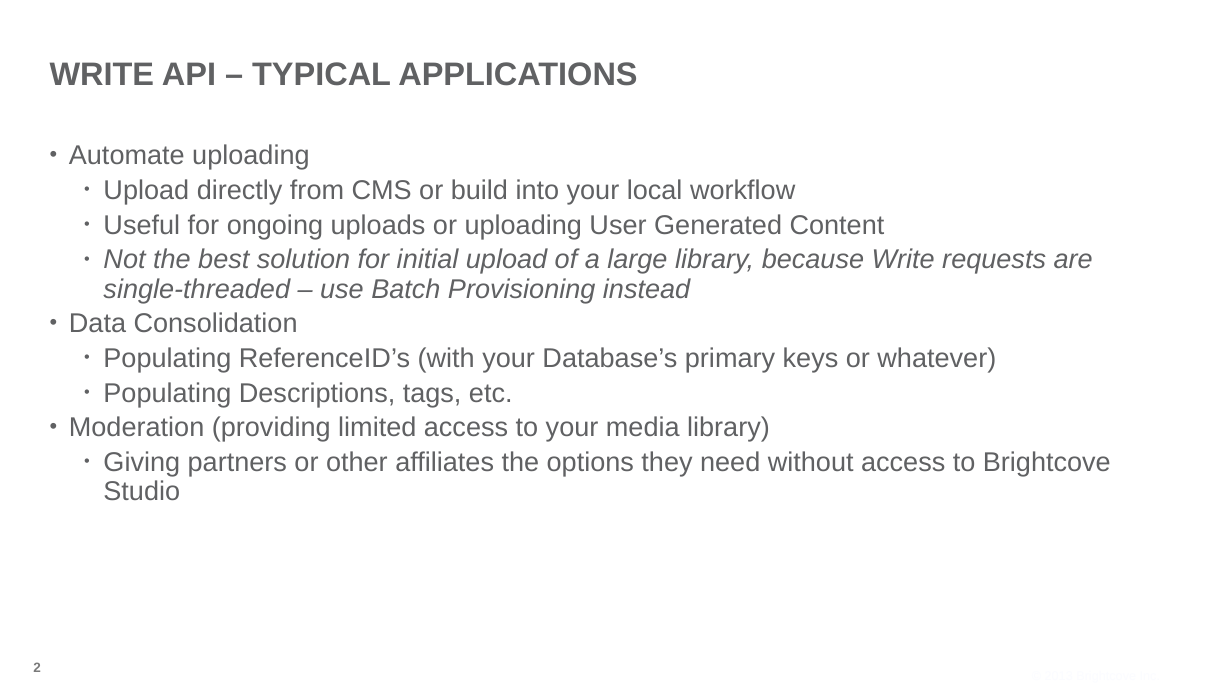
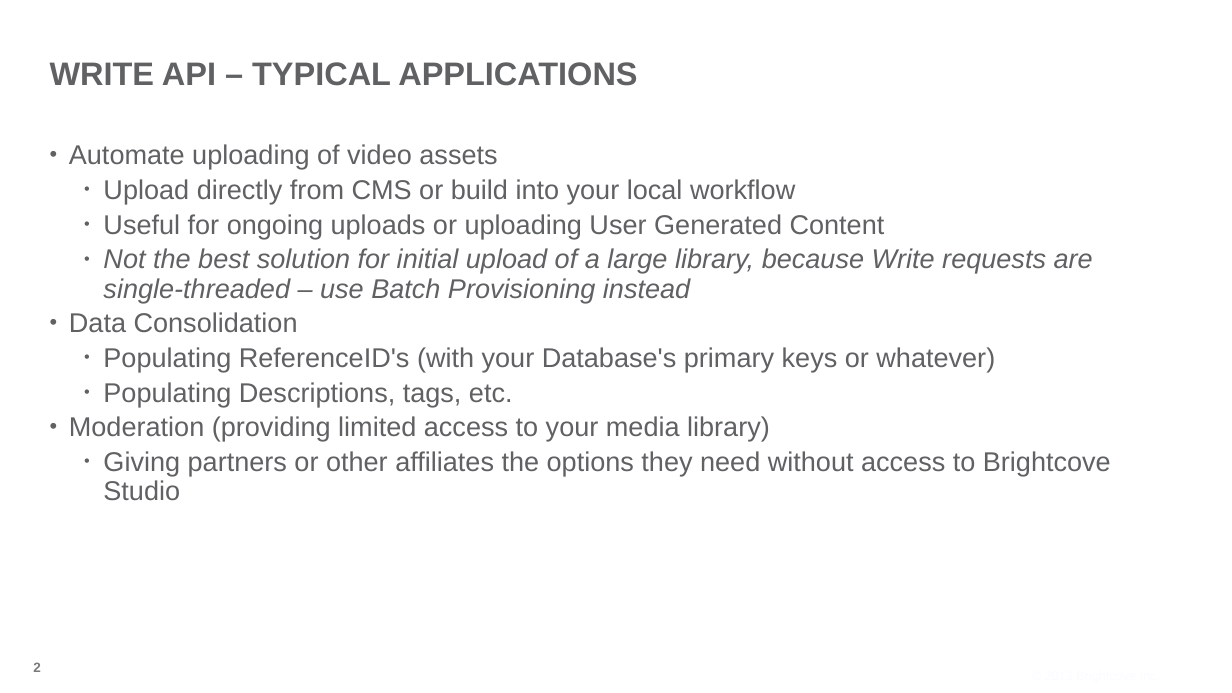
Before and after one commit to BrightcoveLearning/VideoCloudMediaAPI, a slide deck: slide 2 of VideoSessionsMaterials/understanding-write-methods.pptx. Drawn at 1232x693 pixels with LibreOffice and Linux fonts; fonts in the diff are those of the drawing; background and template pictures are left out. Boxes give left, top, right and bottom in pixels: in the first picture for what was removed or moved away, otherwise in the second. Text is boxed around its words. In the diff, an @@ line names an element or a change of style, - is before the commit and + after.

```diff
--- a/VideoSessionsMaterials/understanding-write-methods.pptx
+++ b/VideoSessionsMaterials/understanding-write-methods.pptx
@@ text at (69, 144, 497, 169): text changed @@
-• Automate uploading
+• Automate uploading of video assets
@@ text at (103, 347, 995, 372): text changed @@
-  • Populating ReferenceID’s (with your Database’s primary keys or whatever)
+  • Populating ReferenceID's (with your Database's primary keys or whatever)
```
Also in this commit, not shown: 2 other slides changed, 4 slides removed.
